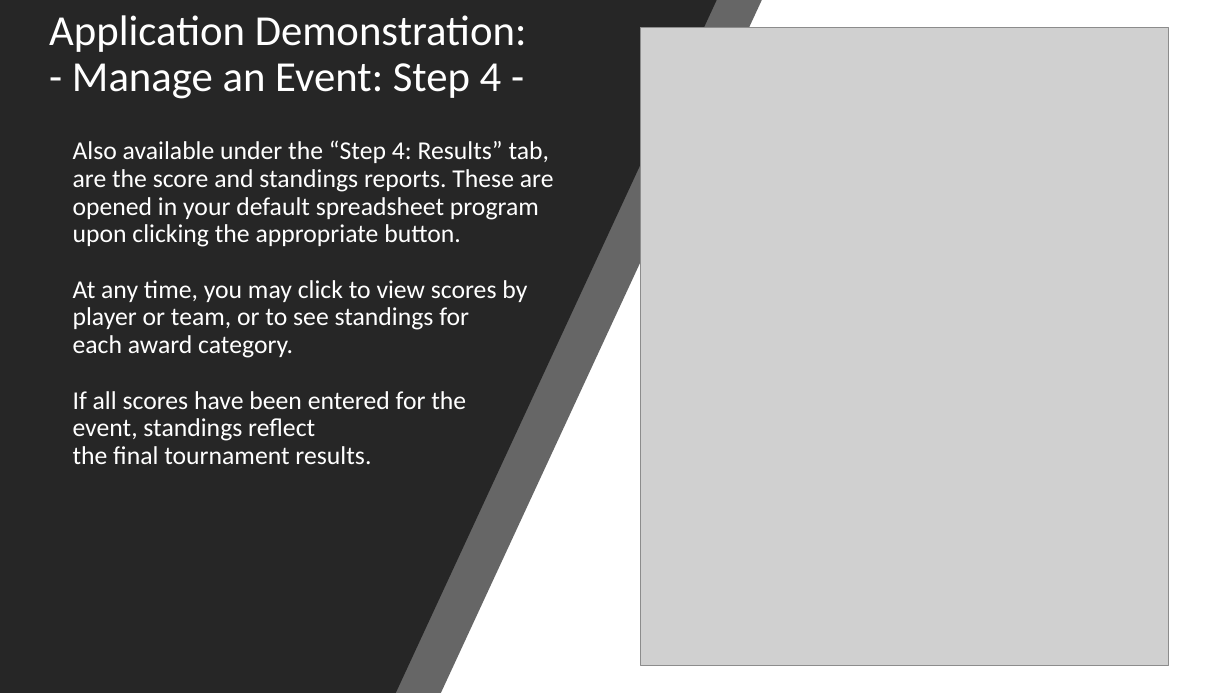
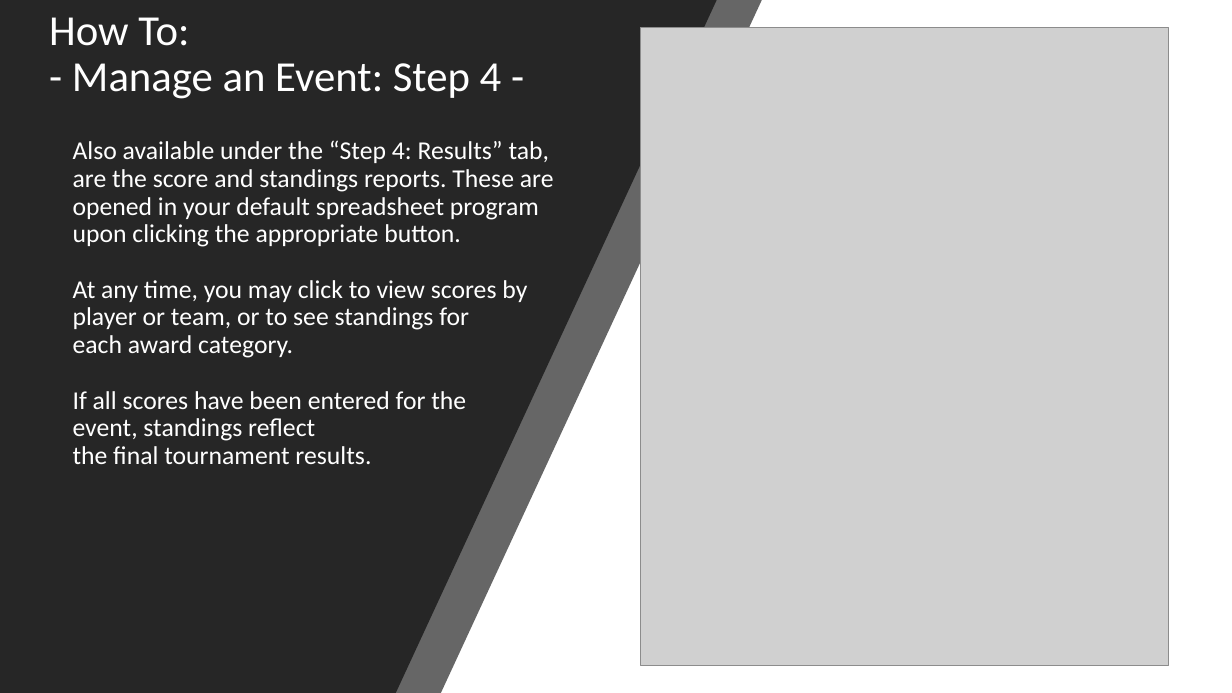
Before and after one commit to dustinfast/TeamPlayTracker, a slide deck: slide 8 of InstructionManual/TeamPlayTrackerHowTo.pptx (slide 16 before the commit). Drawn at 1232x693 pixels with LibreOffice and Linux fonts; fonts in the diff are those of the drawing; grey boxes stand for pictures. Boxes give left, top, right and bottom in pixels: in the first picture for what was removed or moved away, otherwise in the second. Text is boxed around its words. In the diff, an @@ line names an element or a change of style, - is before the commit and + after.

```diff
--- a/InstructionManual/TeamPlayTrackerHowTo.pptx
+++ b/InstructionManual/TeamPlayTrackerHowTo.pptx
@@ title at (49,17,502,99): text changed @@
-Application Demonstration:
-- Manage an Event: Step 4 -
+How To:
+- Manage an Event: Step 4 -
```
Also in this commit, not shown: 7 other slides changed, 8 slides removed.
